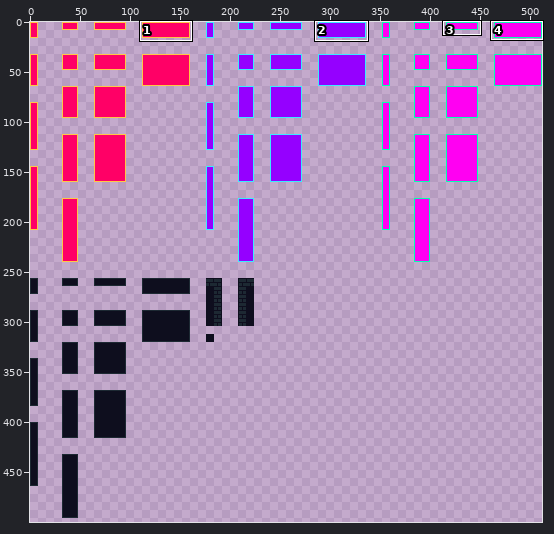
File history of a pixel-art file, assets/tiles/tileset.aseprite. Above: a wide view before the commit, with the close-up outlined.
Close-up. Before the edit:
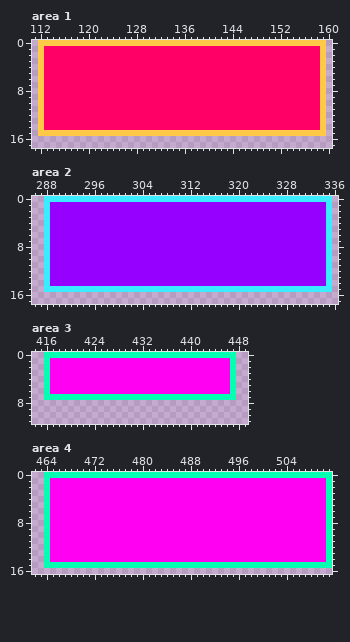
512x512 pixels, 1 frame. Shown: area 1: x 111..160, y 0..17; area 2: x 286..336, y 0..17; area 3: x 414..449, y 0..11; area 4: x 462..511, y 0..16. The wide view leaves out empty margins. The commit also changed other parts of the picture, which this record leaves out.
Now the later version:
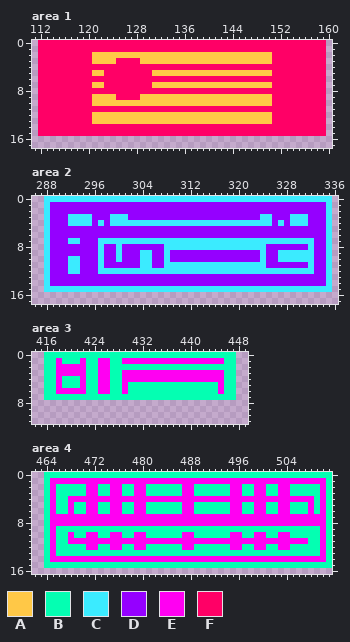
Palette (. is transparent): A #ffc847  B #04ffb2  C #3bebff  D #9500ff  E #ff00f2  F #ff0066
The edit:
layer "Starfall" added
layer "Sunset" added
layer "Skyway" added
layer "Yellow" removed
layer "Blue" removed
layer "Red" removed
Changed rows in their new state; - is an unchanged pixel.
Area 1, layer "Sunset":
first column x 112:
 0 FFFFFFFFFFFFFFFFFFFFFFFFFFFFFFFFFFFFFFFFFFFFFFFF
 1 F----------------------------------------------F
 2 F--------AAAAAAAAAAAAAAAAAAAAAAAAAAAAAA--------F
 3 F--------AAAA----AAAAAAAAAAAAAAAAAAAAAA--------F
 4 F----------------------------------------------F
 5 F--------AA--------AAAAAAAAAAAAAAAAAAAA--------F
 6 F----------------------------------------------F
 7 F--------AA--------AAAAAAAAAAAAAAAAAAAA--------F
 8 F----------------------------------------------F
 9 F--------AAAA----AAAAAAAAAAAAAAAAAAAAAA--------F
10 F--------AAAAAAAAAAAAAAAAAAAAAAAAAAAAAA--------F
11 F----------------------------------------------F
12 F--------AAAAAAAAAAAAAAAAAAAAAAAAAAAAAA--------F
13 F--------AAAAAAAAAAAAAAAAAAAAAAAAAAAAAA--------F
14 F----------------------------------------------F
15 FFFFFFFFFFFFFFFFFFFFFFFFFFFFFFFFFFFFFFFFFFFFFFFF
Area 2, layer "Skyway":
first column x 292:
 3 CCCC---CCC----------------------CC---CCC-
 4 CCCC-C-CCCCCCCCCCCCCCCCCCCCCCCCCCC-C-CCC-
 7 CC---CCCCCCCCCCCCCCCCCCCCCCCCCCCCCCCCCCCC
 8 -----C--C-------CCCCCCCCCCCCCCCCC-------C
 9 -----C--C---CC--C---------------C--CCCCCC
10 CC---C--C---CC--C---------------C--CCCCCC
11 CC---C------CC--CCCCCCCCCCCCCCCCC-------C
12 CC---CCCCCCCCCCCCCCCCCCCCCCCCCCCCCCCCCCCC
Area 3, layer "Starfall":
first column x 417:
 1 B-BBB-BB--BB-----------------B
 2 B-----BB--BBBBBBBBBBBBBBBBBBBB
 3 B-----BB--BB-----------------B
 4 B-BBB-BB--BB-----------------B
 5 B-BBB-BB--BB-BBBBBBBBBBBBBBB-B
 6 B-----BB--BB-BBBBBBBBBBBBBBB-B
Area 4, layer "Starfall":
first column x 466:
 2 BBBBB--BB--BB--BBBBBB--BBBBBB--BB--BB--BBBBB
 3 BBBBB--BB--BB--BBBBBB--BBBBBB--BB--BB--BBBBB
 4 BB-----------------------------------------B
 5 BB-BB--BB--BB--BBBBBB--BBBBBB--BB--BB--BBB-B
 6 BB-BB--BB--BB--BBBBBB--BBBBBB--BB--BB--BBB-B
 9 BBBBBBBBBBBBBBBBBBBBBBBBBBBBBBBBBBBBBBBBBBBB
10 BB-BB--BB--BB--BBBBBB--BBBBBB--BB--BB--BBBBB
11 BB----------------------------------------BB
12 BBBBB--BB--BB--BBBBBB--BBBBBB--BB--BB--BBBBB
13 BBBBBBBBBBBBBBBBBBBBBBBBBBBBBBBBBBBBBBBBBBBB
Pixel boxes of the changes (left, top, right, bottom) in both close-ups:
changed: (38, 40, 326, 136)
changed: (68, 214, 314, 274)
changed: (50, 358, 230, 394)
changed: (56, 484, 320, 556)
